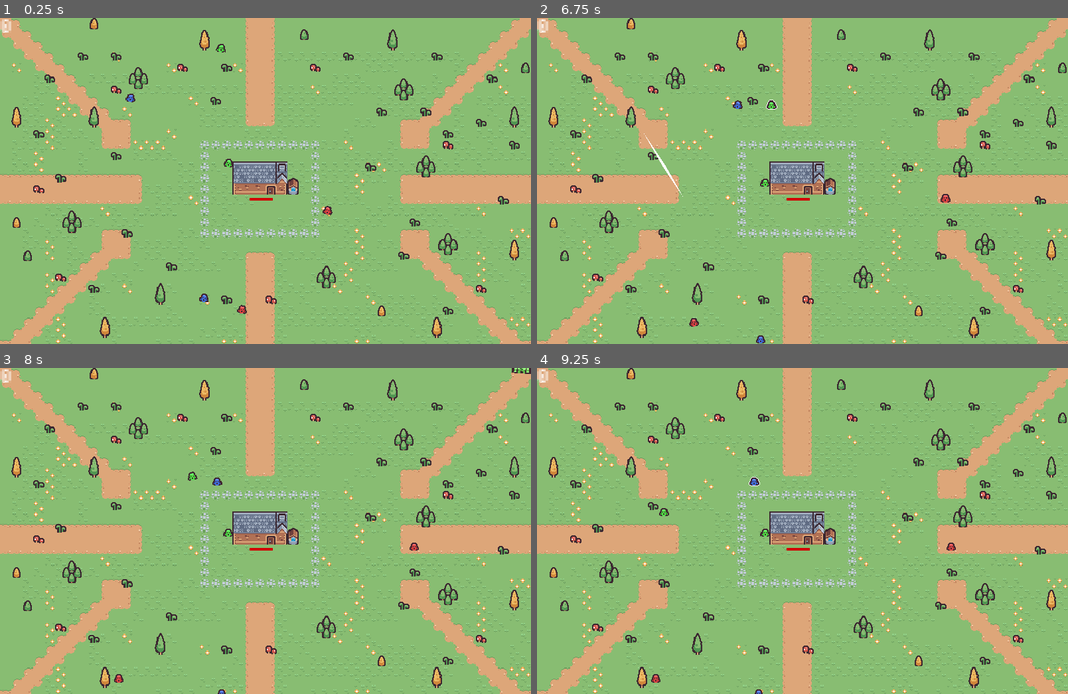
Above: before the commit, frames 1-4 (two rows, left to right).
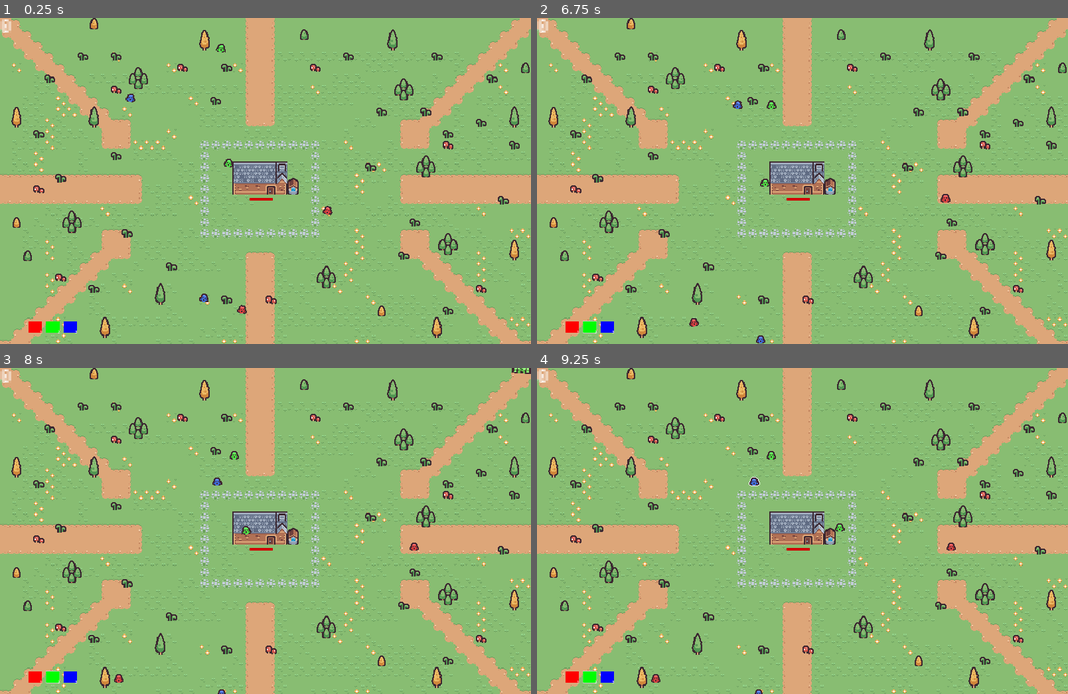
Above: after the commit, the same moments.

Repository: RiddimCrunch/TinyCreature-LudumDare56-
Game: Godot game, scene res://Scenes/World.tscn
Two runs of this game, one before a commit and one after it. Both use one fixed random seed, a clock stepped at 60 frames per second and the inputs below.
Inputs (mouse positions are in pixels of both pictures, inside the frame that each line leads up to):
- Up to frame 1 (0.25 s): no input
- Up to frame 2 (6.75 s): click (574, 327) at 0.52 s; click (590, 327) at 1.27 s; click (606, 327) at 2.02 s; move the mouse to (919, 164) at 2.77 s; hold Right (ui_right) 2.78-3.5 s; hold 3 (Blue, bound only after the commit) 2.78-3.5 s; click (919, 164) at 2.92 s; tap Space (Jump) at 3.02, 4.25, 6.02 s; tap 2 (Green, bound only after the commit) at 3.05 s; tap Enter at 3.5, 5 s; drag from (696, 197) to (717, 321) at 3.52 s; move the mouse to (855, 109) at 4.27 s; hold Right (ui_right) 4.28-5 s; hold 1 (Red, bound only after the commit) 4.28-5 s; tap 3 (Blue, bound only after the commit) at 4.55 s; drag from (775, 246) to (781, 86) at 5.02 s; move the mouse to (961, 229) at 5.77 s; hold Left (ui_left) 5.78-6.5 s; hold 2 (Green, bound only after the commit) 5.78-6.5 s; tap 1 (Red, bound only after the commit) at 6.05 s; drag from (643, 132) to (765, 330) at 6.52 s
- Up to frame 3 (8 s): move the mouse to (292, 531) at 7.27 s; hold Down (ui_down) from 7.28 s (still down); hold 3 (Blue, bound only after the commit) from 7.28 s (still down); click (292, 531) at 7.42 s; tap 2 (Green, bound only after the commit) at 7.55 s
- Up to frame 4 (9.25 s): release Down (ui_down) at 8 s; release 3 (Blue, bound only after the commit) at 8 s; drag from (722, 449) to (765, 534) at 8.02 s; move the mouse to (919, 514) at 8.77 s; hold Up (ui_up) from 8.78 s (still down); hold 1 (Red, bound only after the commit) from 8.78 s (still down); tap Space (Jump) at 9.02 s; tap 3 (Blue, bound only after the commit) at 9.05 s

The runs differ from the first frame. In frame 1, 0.3% of the frame differs, in the area x 5-15%, y 93-97%; in frame 2, 0.3%; in frame 3, 0.4%, in the area x 5-48%, y 25-97%; in frame 4, 0.4%.

Commit message:
color filter

Diff:
--- a/ludumdare/Scenes/CreatureCommander.tscn
+++ b/ludumdare/Scenes/CreatureCommander.tscn
@@ -7,6 +7,15 @@
 [sub_resource type="Curve" id="Curve_2jcma"]
 _data = [Vector2(0, 0), 0.0, 0.0, 0, 0, Vector2(0.248619, 1), 0.0, 0.0, 0, 0, Vector2(0.502762, 1), 0.0, 0.0, 0, 0, Vector2(0.756906, 1), 0.0, 0.0, 0, 0, Vector2(1, 0), 0.0, 0.0, 0, 0]
 point_count = 5
+
+[sub_resource type="StyleBoxFlat" id="StyleBoxFlat_b3sqb"]
+bg_color = Color(1, 0, 0, 1)
+
+[sub_resource type="StyleBoxFlat" id="StyleBoxFlat_y62hg"]
+bg_color = Color(0, 1, 0, 1)
+
+[sub_resource type="StyleBoxFlat" id="StyleBoxFlat_5co71"]
+bg_color = Color(0, 0, 1, 1)
 
 [node name="CreatureCommander" type="Node2D"]
 script = ExtResource("1_cjqeu")
@@ -18,5 +27,68 @@
 width_curve = SubResource("Curve_2jcma")
 script = ExtResource("3_kot8a")
 
+[node name="Control" type="Control" parent="."]
+layout_mode = 3
+anchors_preset = 0
+offset_right = 40.0
+offset_bottom = 40.0
+size_flags_horizontal = 8
+size_flags_vertical = 8
+
+[node name="HBoxContainer" type="HBoxContainer" parent="Control"]
+layout_mode = 1
+anchors_preset = 15
+anchor_right = 1.0
+anchor_bottom = 1.0
+offset_left = 104.0
+offset_top = 1098.0
+offset_right = 305.0
+offset_bottom = 1098.0
+grow_horizontal = 2
+grow_vertical = 2
+scale = Vector2(0.72, 1.01724)
+theme_override_constants/separation = 20
+
+[node name="ButtonRed" type="Button" parent="Control/HBoxContainer"]
+layout_mode = 2
+theme_override_colors/icon_normal_color = Color(1, 0, 0, 1)
+theme_override_styles/normal = SubResource("StyleBoxFlat_b3sqb")
+text = "                "
+
+[node name="ButtonGreen" type="Button" parent="Control/HBoxContainer"]
+layout_mode = 2
+theme_override_styles/normal = SubResource("StyleBoxFlat_y62hg")
+text = "                "
+
+[node name="ButtonBlue" type="Button" parent="Control/HBoxContainer"]
+layout_mode = 2
+theme_override_styles/normal = SubResource("StyleBoxFlat_5co71")
+text = "                "
+
+[node name="RichTextLabel2" type="RichTextLabel" parent="Control"]
+offset_left = 209.0
+offset_top = 1123.0
+offset_right = 249.0
+offset_bottom = 1163.0
+text = "2"
+
+[node name="RichTextLabel3" type="RichTextLabel" parent="Control"]
+offset_left = 271.0
+offset_top = 1123.0
+offset_right = 311.0
+offset_bottom = 1163.0
+text = "3"
+
+[node name="RichTextLabel" type="RichTextLabel" parent="Control"]
+layout_mode = 0
+offset_left = 144.0
+offset_top = 1123.0
+offset_right = 184.0
+offset_bottom = 1163.0
+text = "1"
+
 [connection signal="selection_done" from="BoxSelect" to="." method="_on_box_select_selection_done"]
 [connection signal="command_done" from="LineCommand" to="." method="_on_line_command_command_done"]
+[connection signal="pressed" from="Control/HBoxContainer/ButtonRed" to="." method="_on_button_red_pressed"]
+[connection signal="pressed" from="Control/HBoxContainer/ButtonGreen" to="." method="_on_button_green_pressed"]
+[connection signal="pressed" from="Control/HBoxContainer/ButtonBlue" to="." method="_on_button_blue_pressed"]
--- a/ludumdare/Scripts/creature_commander_manager.gd
+++ b/ludumdare/Scripts/creature_commander_manager.gd
@@ -8,6 +8,9 @@
 var selected_obj: Array[Ally] = []
 var outline_mat = preload("res://Assets/Ally/outline_mat.tres")
 var blink = preload("res://Assets/Ally/Ally.tres")
+
+enum ColorFilter { red, green, blue, none }
+var active_color_filter = ColorFilter.none
 
 func command_mode(enable: bool):
 	if enable:
@@ -35,6 +38,31 @@
 	if event is InputEventMouseButton and event.button_index == MOUSE_BUTTON_MASK_RIGHT:
 		clear_selected()
 		command_mode(false)
+	if Input.get_action_strength("Blue"):
+		set_active_color_filter(ColorFilter.blue)
+	elif Input.get_action_strength("Green"):
+		set_active_color_filter(ColorFilter.green)
+	elif Input.get_action_strength("Red"):
+		set_active_color_filter(ColorFilter.red)
+
+func set_active_color_filter(color: ColorFilter):
+	if active_color_filter == color:
+		active_color_filter = ColorFilter.none
+	else:
+		active_color_filter = color
+	print(ColorFilter.keys()[active_color_filter])
+
+func is_valid_color(type: EntityType.TypeEnum) -> bool:
+	if (active_color_filter == ColorFilter.none):
+		return true
+	if (active_color_filter == ColorFilter.red and type == EntityType.TypeEnum.red):
+		return true
+	if (active_color_filter == ColorFilter.blue and type == EntityType.TypeEnum.blue):
+		return true
+	if (active_color_filter == ColorFilter.green and type == EntityType.TypeEnum.green):
+		return true
+	return false
+
 
 func _on_box_select_selection_done(box_start: Vector2, box_end: Vector2) -> void:
 	for a in root.allies:
@@ -44,7 +72,8 @@
 		var top_y = box_start.y if box_start.y < box_end.y else box_end.y
 		var bot_y = box_start.y if box_start.y > box_end.y else box_end.y
 		if p.x > top_x and p.y > top_y and p.x < bot_x and p.y < bot_y:
-			selected_obj.append(a)
+			if is_valid_color(a.type.type):
+				selected_obj.append(a)
 
 	if selected_obj.size() > 0:
 		for s in selected_obj:
@@ -71,3 +100,15 @@
 			p_i = 0
 	clear_selected()
 	command_mode(false)
+
+
+func _on_button_red_pressed() -> void:
+	set_active_color_filter(ColorFilter.red)
+
+
+func _on_button_green_pressed() -> void:
+	set_active_color_filter(ColorFilter.green)
+
+
+func _on_button_blue_pressed() -> void:
+	set_active_color_filter(ColorFilter.blue)
--- a/ludumdare/project.godot
+++ b/ludumdare/project.godot
@@ -54,6 +54,21 @@
 "events": [Object(InputEventKey,"resource_local_to_scene":false,"resource_name":"","device":-1,"window_id":0,"alt_press …(195 unchanged characters)…
 ]
 }
+Blue={
+"deadzone": 0.5,
+"events": [Object(InputEventKey,"resource_local_to_scene":false,"resource_name":"","device":-1,"window_id":0,"alt_pressed":false,"shift_pressed":false,"ctrl_pressed":false,"meta_pressed":false,"pressed":false,"keycode":0,"physical_keycode":51,"key_label":0,"unicode":51,"location":0,"echo":false,"script":null)
+]
+}
+Green={
+"deadzone": 0.5,
+"events": [Object(InputEventKey,"resource_local_to_scene":false,"resource_name":"","device":-1,"window_id":0,"alt_pressed":false,"shift_pressed":false,"ctrl_pressed":false,"meta_pressed":false,"pressed":false,"keycode":0,"physical_keycode":50,"key_label":0,"unicode":50,"location":0,"echo":false,"script":null)
+]
+}
+Red={
+"deadzone": 0.5,
+"events": [Object(InputEventKey,"resource_local_to_scene":false,"resource_name":"","device":-1,"window_id":0,"alt_pressed":false,"shift_pressed":false,"ctrl_pressed":false,"meta_pressed":false,"pressed":false,"keycode":0,"physical_keycode":49,"key_label":0,"unicode":49,"location":0,"echo":false,"script":null)
+]
+}
 
 [rendering]
 
Not shown: 1 places in ludumdare/Scenes/Ally.tscn that only renumber resources
Not shown: 1 places in ludumdare/Scenes/CreatureCommander.tscn that only renumber resources
